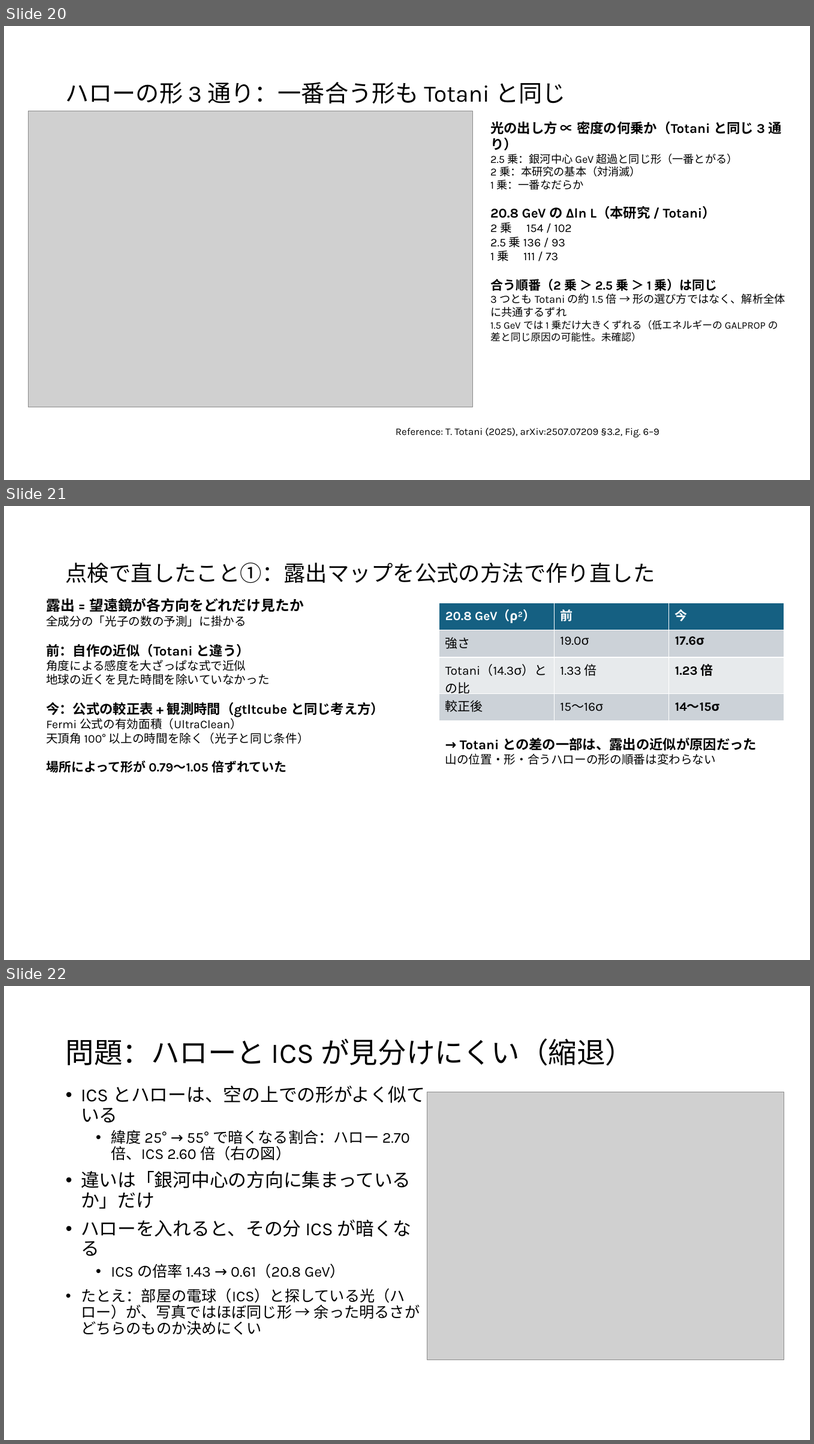
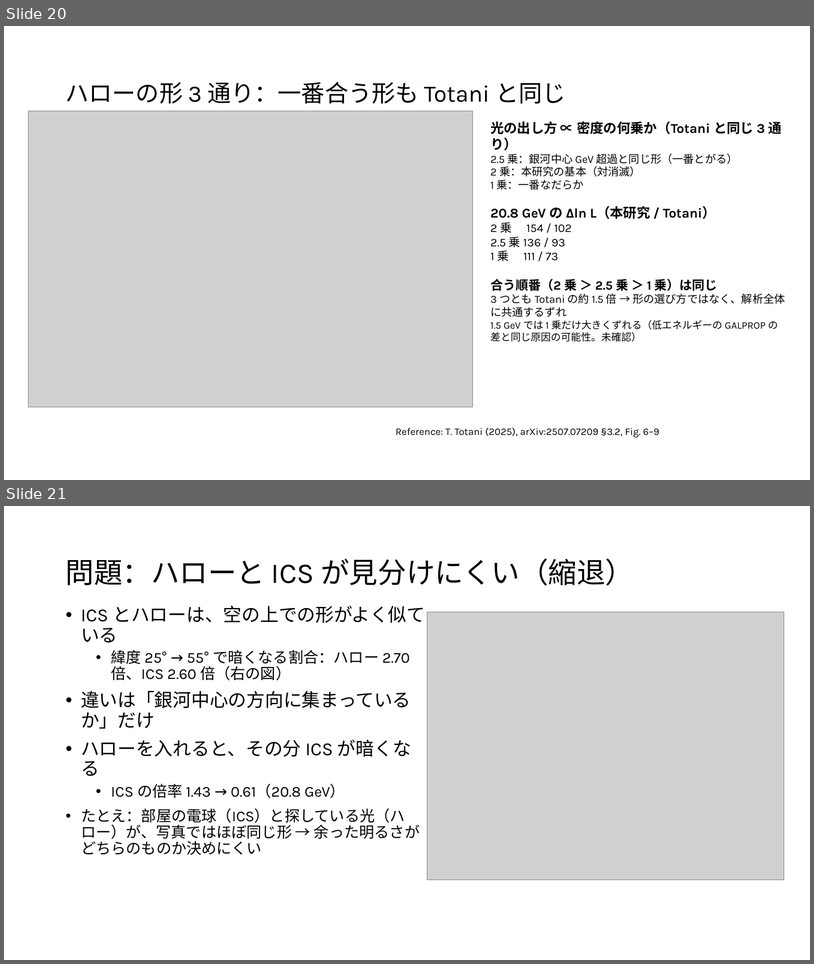
Before and after one commit to Mikann20041029/darkmatter-slides, a slide deck: slides/2026-10-03_研究進捗報告_claude_夕方版.pptx. Shown one above the other, each under a label of ours: slides 20, 21 and 22 before the commit, slides 20 and 21 after it. The pictures are 814x1444 and 814x964 pixels, drawn with LibreOffice and Linux fonts; fonts in the diff are those of the drawing; grey boxes stand for pictures. Boxes give left, top, right and bottom in pixels: in the first picture for what was removed or moved away, otherwise in the second. Text is boxed around its words. In the diff, an @@ line names an element or a change of style, - is before the commit and + after.

```diff
--- a/slides/2026-10-03_研究進捗報告_claude_夕方版.pptx
+++ b/slides/2026-10-03_研究進捗報告_claude_夕方版.pptx
@@ slide 21 removed at (4, 506, 810, 960), background #FFFFFF @@
@@ title removed at (65, 562, 655, 583) @@
-点検で直したこと①：露出マップを公式の方法で作り直した
@@ text removed at (46, 598, 384, 772) @@
-露出 = 望遠鏡が各方向をどれだけ見たか
-全成分の「光子の数の予測」に掛かる
-前：自作の近似（Totani と違う）
-角度による感度を大ざっぱな式で近似
-地球の近くを見た時間を除いていなかった
-今：公式の較正表 + 観測時間（gtltcube と同じ考え方）
-Fermi 公式の有効面積（UltraClean）
-天頂角 100° 以上の時間を除く（光子と同じ条件）
-場所によって形が 0.79〜1.05 倍ずれていた
@@ table removed at (440, 603, 785, 714), 4 rows, 3 columns @@
-20.8 GeV（ρ²） | 前 | 今
-強さ | 19.0σ | 17.6σ
-Totani（14.3σ）との比 | 1.33 倍 | 1.23 倍
-較正後 | 15〜16σ | 14〜15σ
@@ text removed at (446, 738, 757, 765) @@
-→ Totani との差の一部は、露出の近似が原因だった
-山の位置・形・合うハローの形の順番は変わらない
@@ what was slide 22 is now slide 21 @@
```
Also in this commit, not shown: 1 slide changed.
